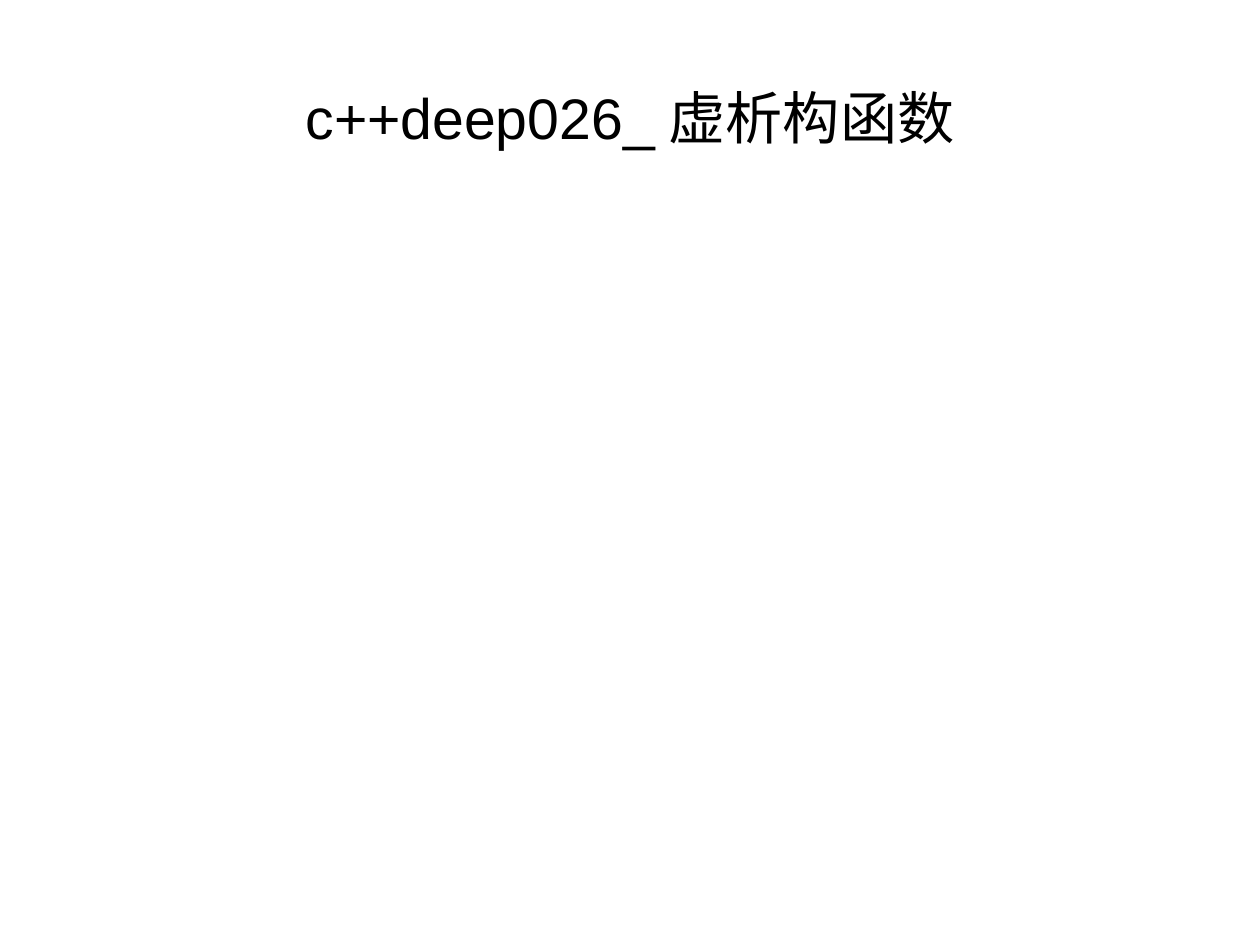
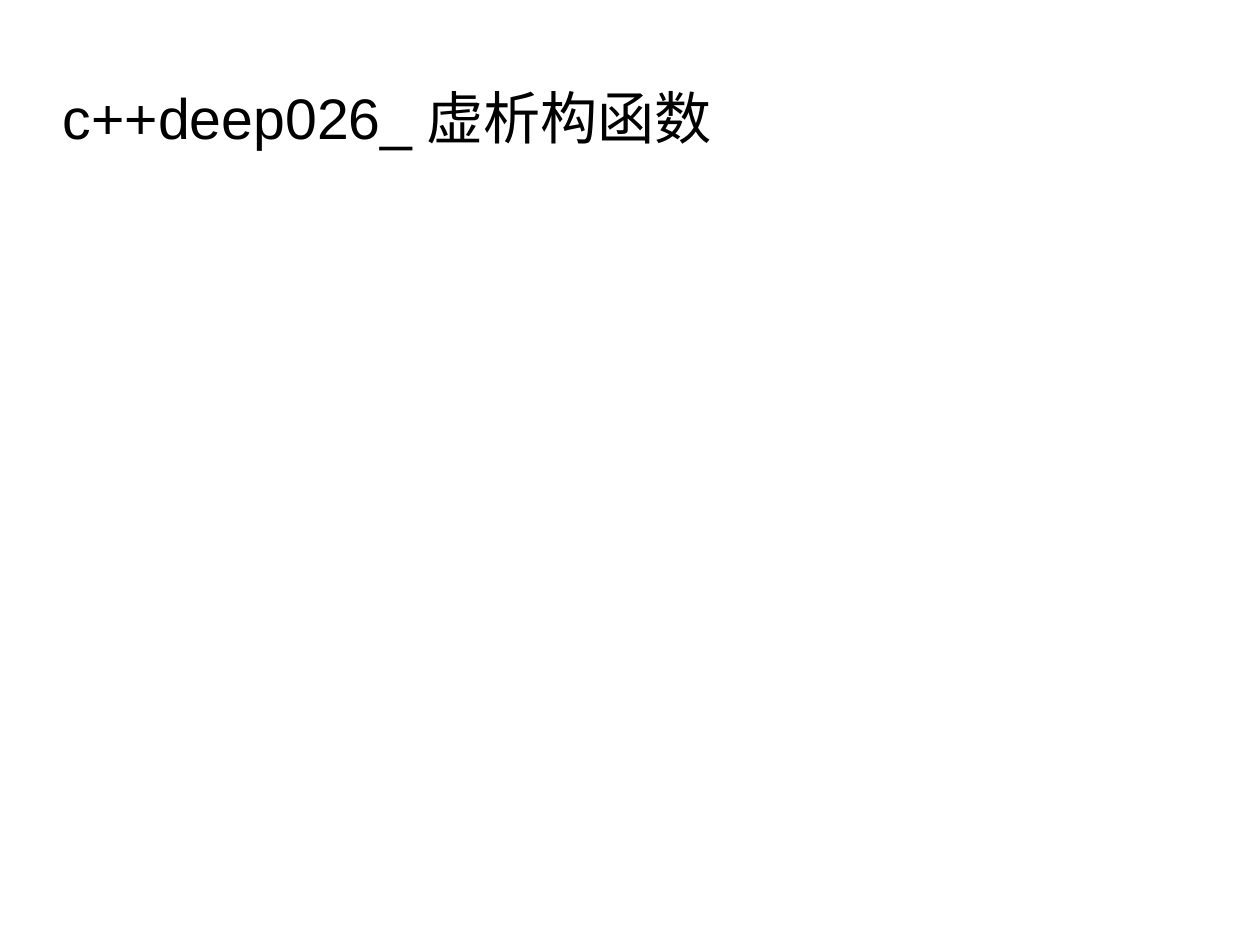
Before and after one commit to botaichang/cplus_slides, a slide deck: slide 1 of c++deep026_虚析构函数.odp. Drawn at 1260x945 pixels with LibreOffice and Linux fonts; fonts in the diff are those of the drawing; background and template pictures are left out. Boxes give left, top, right and bottom in pixels: in the first picture for what was removed or moved away, otherwise in the second. Text is boxed around its words. In the diff, an @@ line names an element or a change of style, - is before the commit and + after.

```diff
--- a/c++deep026_虚析构函数.odp
+++ b/c++deep026_虚析构函数.odp
@@ title "c++deep026_虚析构函数": place and size @@
-title "c++deep026_虚析构函数" at (305,91,955,150)
+title "c++deep026_虚析构函数" at (63,91,712,150)
@@ title "c++deep026_虚析构函数" at (63,91,712,150): alignment centre to left @@
```
Also in this commit, not shown: 2 other slides changed, 2 other files.
